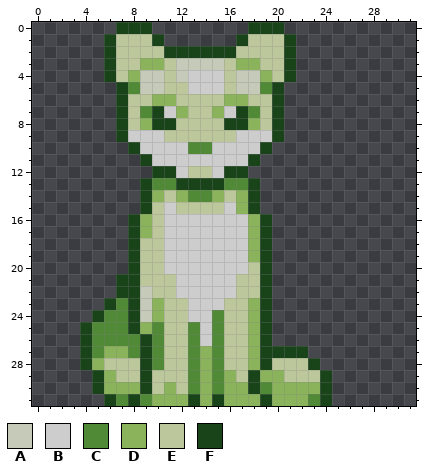
Pixel-art sprite: graphics/images/ferretspirit.png. The picture above is the old version.
The file is 32x32 pixels. Colours within 5 levels of each other are drawn and written as one.
Palette (. is transparent): A #c5cbb8  B #cdcdcd  C #508a36  D #8ab35b  E #bcc89c  F #194419
Pixels before, first column x 4:
 0 ...FFF........FFF....
 1 ..FEEEF......FEEEF...
 2 ..FEEEEFFFFFFEEEEF...
 3 ..FEEDDEAAAAEDDEEF...
 4 ..FEDAAEABBBEAADEF...
 5 ...FCAAEEBBBEAACF....
 6 ...FEEDDEEEEDDEEF....
 7 ...FECFBDEEDBFCEF....
 8 ...FEDFFEEEEFFDEF....
 9 ...FBBBEEEEEEBBBF....
10 ....FBBBBCCBBBBF.....
11 .....FBBBBBBBBF......
12 ......FFBEEBFF.......
13 .....FCCFFFFCCF......
14 .....FDEDCCDEDF......
15 .....FEBEEEEBDF......
16 ....FDEBBBBBBBDF.....
17 ....FDEBBBBBBBDF.....
18 ....FEEBBBBBBBDF.....
19 ....FEEBBBBBBBDF.....
20 ....FEEBBBBBBBEF.....
21 ...FFEEEBBBBBEEF.....
22 ...FFAEEBBBBBEEF.....
23 ..FCFADEEBBBEEDF.....
24 .FCCFADEEBBCEEDF.....
25 FCCCFDCEECBCEEDF.....
26 FCCCCFCEECBCEEDF.....
27 FCDDCFCEECDCEEDFFFF..
28 FDEEEFCEECDCEEDFEEEF.
29 .FDEEFEEECDCDEFDDEEEF
30 .FDDDFEDECDCDDFCDDDDF
31 ..FCFCDDDFDFDDDFDDDCF
After the commit:
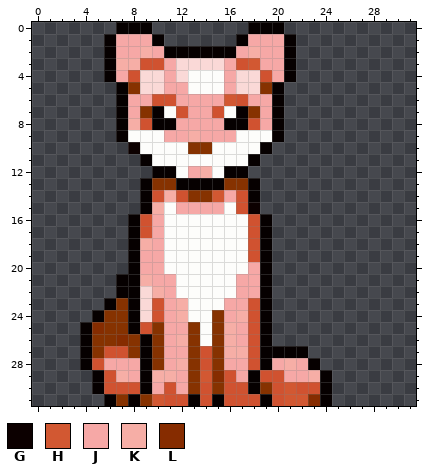
Colours new in this view: G #0c0000  H #d25832  J #f6a8a6  K #f6aea6  L #862c00
What changed:
colour A: #c5cbb8 -> #fad9d7
colour B: #cdcdcd -> #fdfdfb
colour C: #508a36 -> #863200
colour D: #8ab35b -> #d05230
colour F: #194419 -> #060000
Changed rows in their new state; - is a pixel that keeps its letter.
first column x 5:
 1 --JJJ--------JJJ---
 2 --JJKJ------JKJJ---
 3 --KK--J----J-HJJ---
 4 --J---J----J---J---
 5 ------JJ---J-------
 6 ---JJ--JJJJH-JJ----
 7 ---J----JJ----J----
 8 ---K---JJJJ---J----
 9 ------JJKJJJ-------
10 ---G---------------
12 --------JK---------
14 ------K---HJ-------
15 -----K-JJJJ--G-----
16 -----J-------------
17 -----J-------------
18 ----KJ-------------
19 ----JJ-------------
20 ----JJ-------J-----
21 ----KJJ-----JJ-----
22 -----KJ-----JJ-----
23 ------JK---JJ------
24 ------JK---JK------
25 L-----JJ---KJ------
26 --L---JK---KJ------
27 ------JJ---KK------
28 -JJJ--JK---JJ--JKJ-
29 --KJ-KKJ-HL-J---JJK
30 -----J-J--------H--
31 -----H----------HHL
